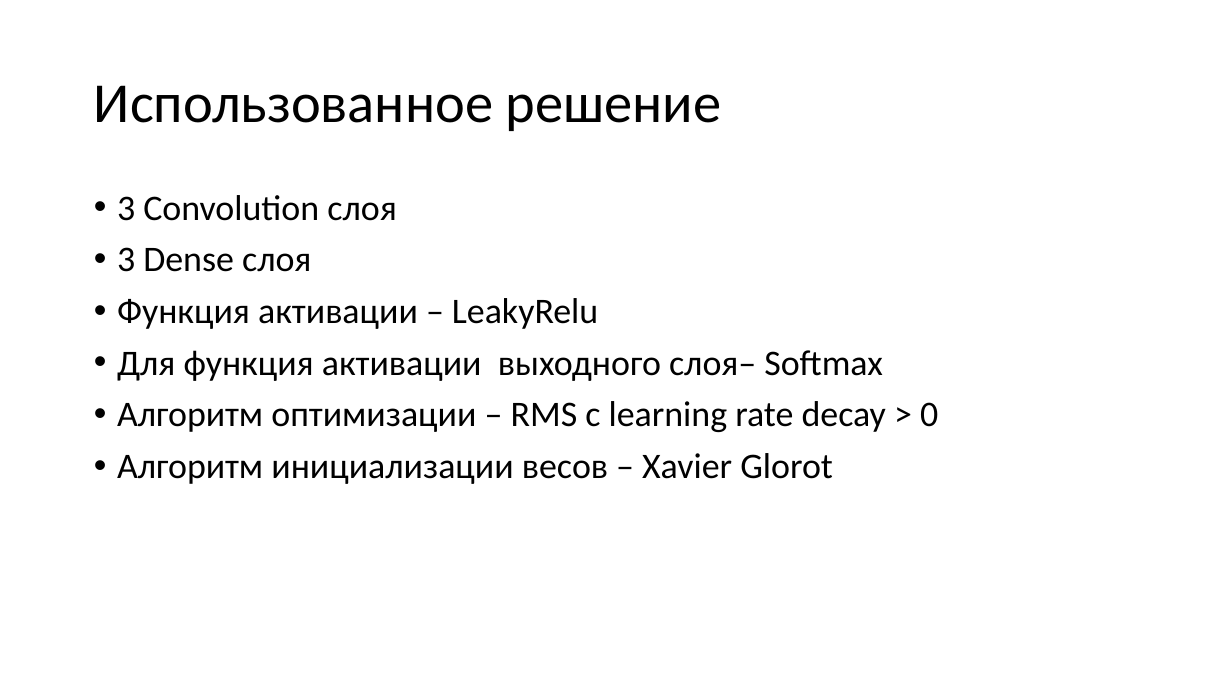
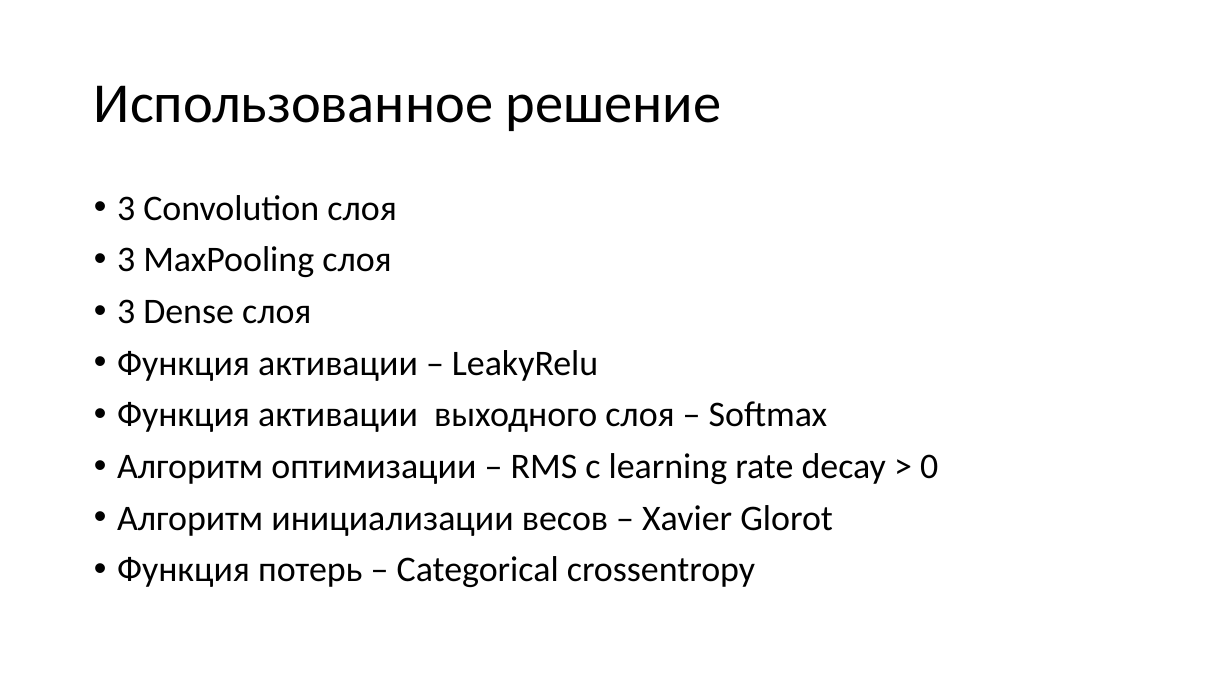
Before and after one commit to d768/ClassyBanana, a slide deck: slide 6 of data/presentation.pptx. Drawn at 1232x693 pixels with LibreOffice and Linux fonts; fonts in the diff are those of the drawing. Boxes give left, top, right and bottom in pixels: in the first picture for what was removed or moved away, otherwise in the second. Text is boxed around its words. In the diff, an @@ line names an element or a change of style, - is before the commit and + after.

Commit message:
Added changes to presentation

```diff
--- a/data/presentation.pptx
+++ b/data/presentation.pptx
@@ text at <box>117,246,391,277</box>: paragraph added @@
+• 3 MaxPooling слоя
@@ text at <box>117,401,828,432</box>: text changed @@
-• Для функция активации выходного слоя– Softmax
+• Функция активации выходного слоя – Softmax
@@ text at <box>117,556,755,587</box>: paragraph added @@
+• Функция потерь – Categorical crossentropy
```
Also in this commit, not shown: 6 other slides changed, 1 slide removed.
